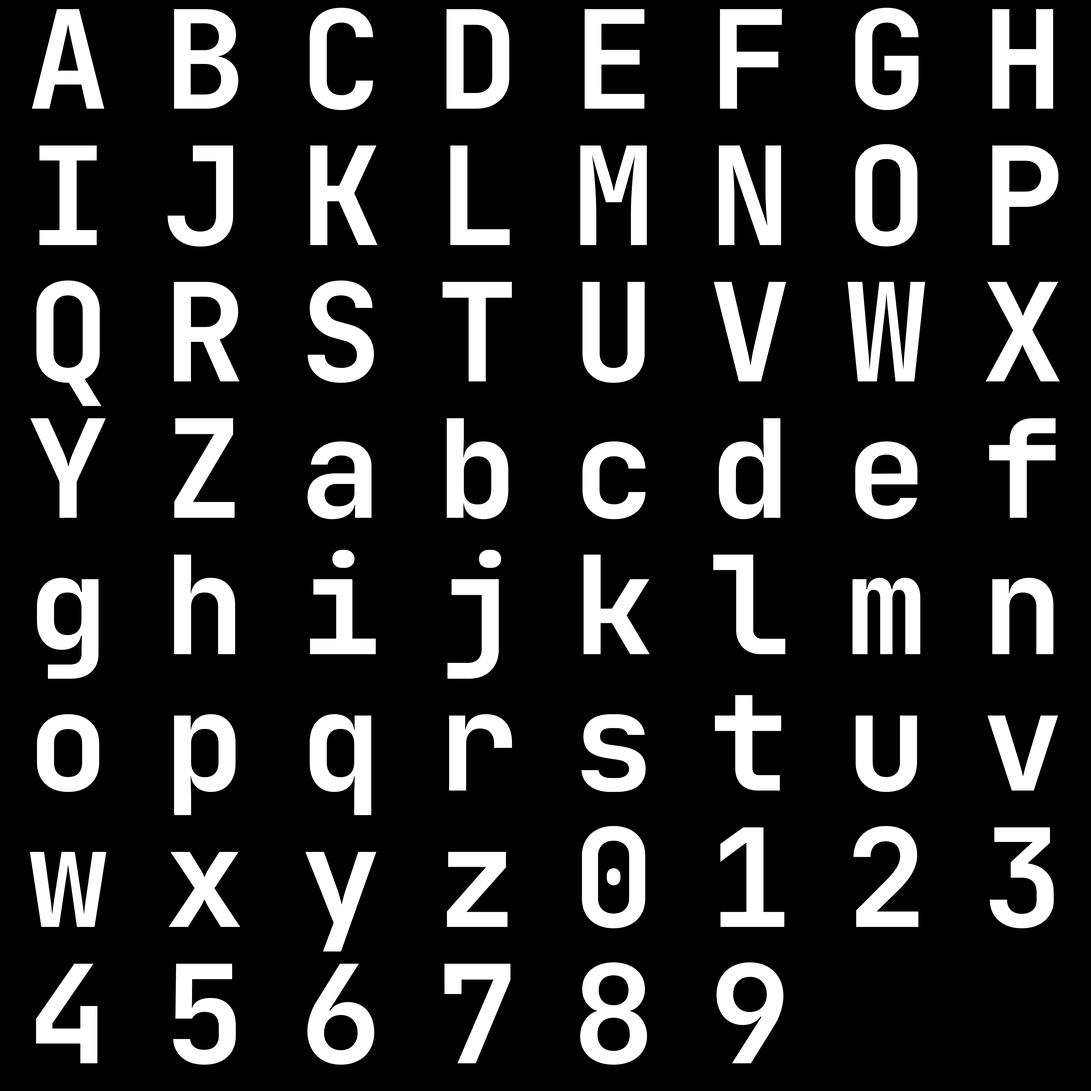
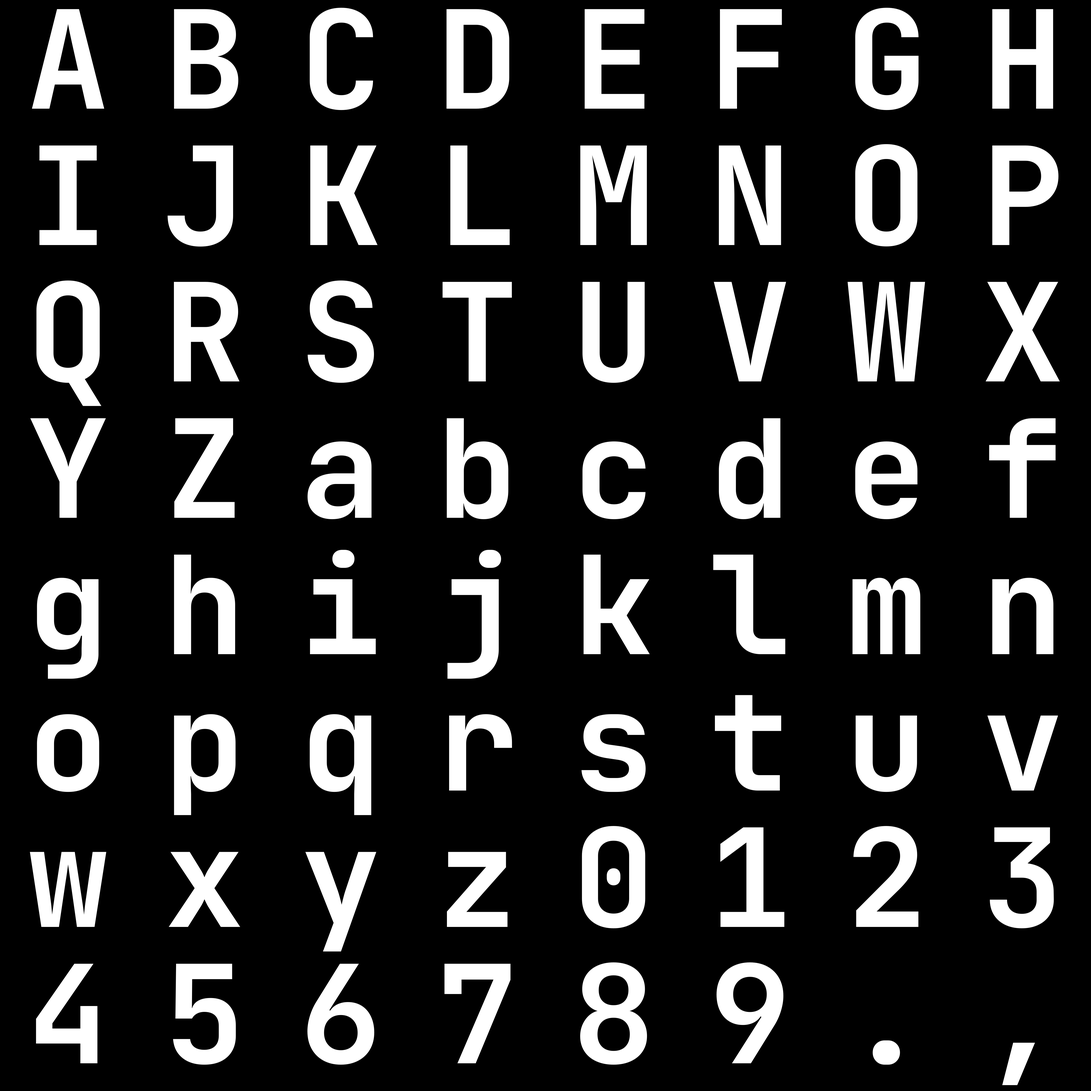
Comparing the layer stacks of the two 1091x1091 images. Changes:
added layer "," above "." over [1002, 1042, 1036, 1086]
added layer "." above "3" over [872, 1040, 901, 1066]
